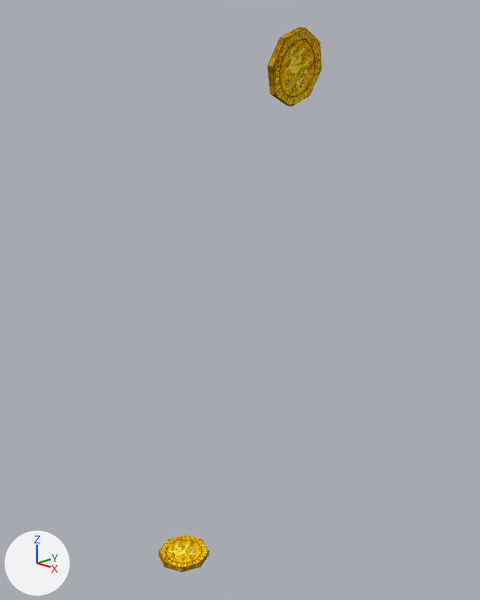
Before and after pictures for a commit that changed the Blender file realistic-coin.blend.
Before and after are seen from a 50 mm lens placed at (1.852, -1.562, 1.892), pointed at (0.254, 0.06, 1.189). Every picture has the same lights, and +X, +Y and +Z are marked at lower left.

The first picture shows 'Coin', 'Coin.001'.
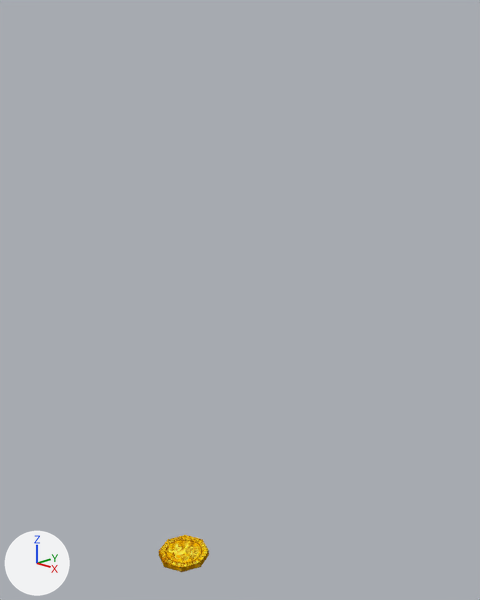
What differs and where, as boxes [x1, y1, x2, y2] in the pictures (480 x 600 px):
'Coin.001', deleted
    before: [267, 27, 322, 107]

Diff of the bpy script that builds the scene:
```diff
--- a/realistic-coin.blend.py
+++ b/realistic-coin.blend.py
@@ ob_coin_001 @@
-ob_coin_001 = bpy.data.objects.new('Coin.001', me_coin_001)
-ob_coin_001.location = (0.555, -0.02, 1.964)
-ob_coin_001.rotation_euler = (0.0, -4.5, 0.0)  # degrees (0, -258, 0)
-ob_coin_001.scale = (0.108, 0.108, 0.0108)
```
